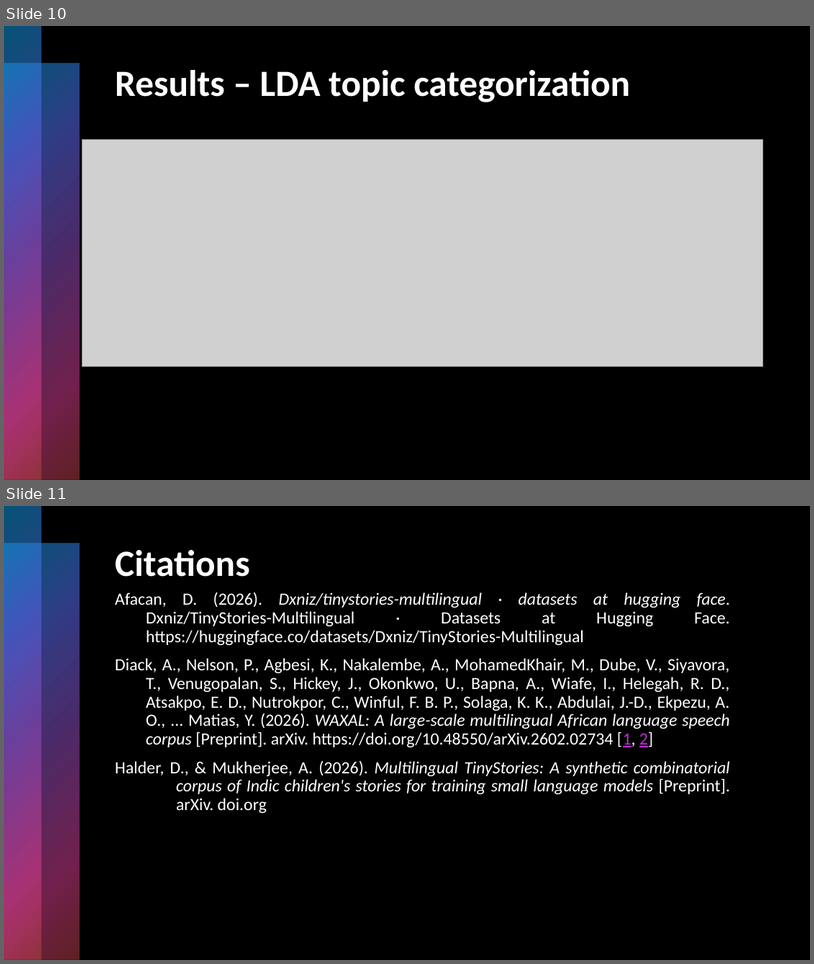
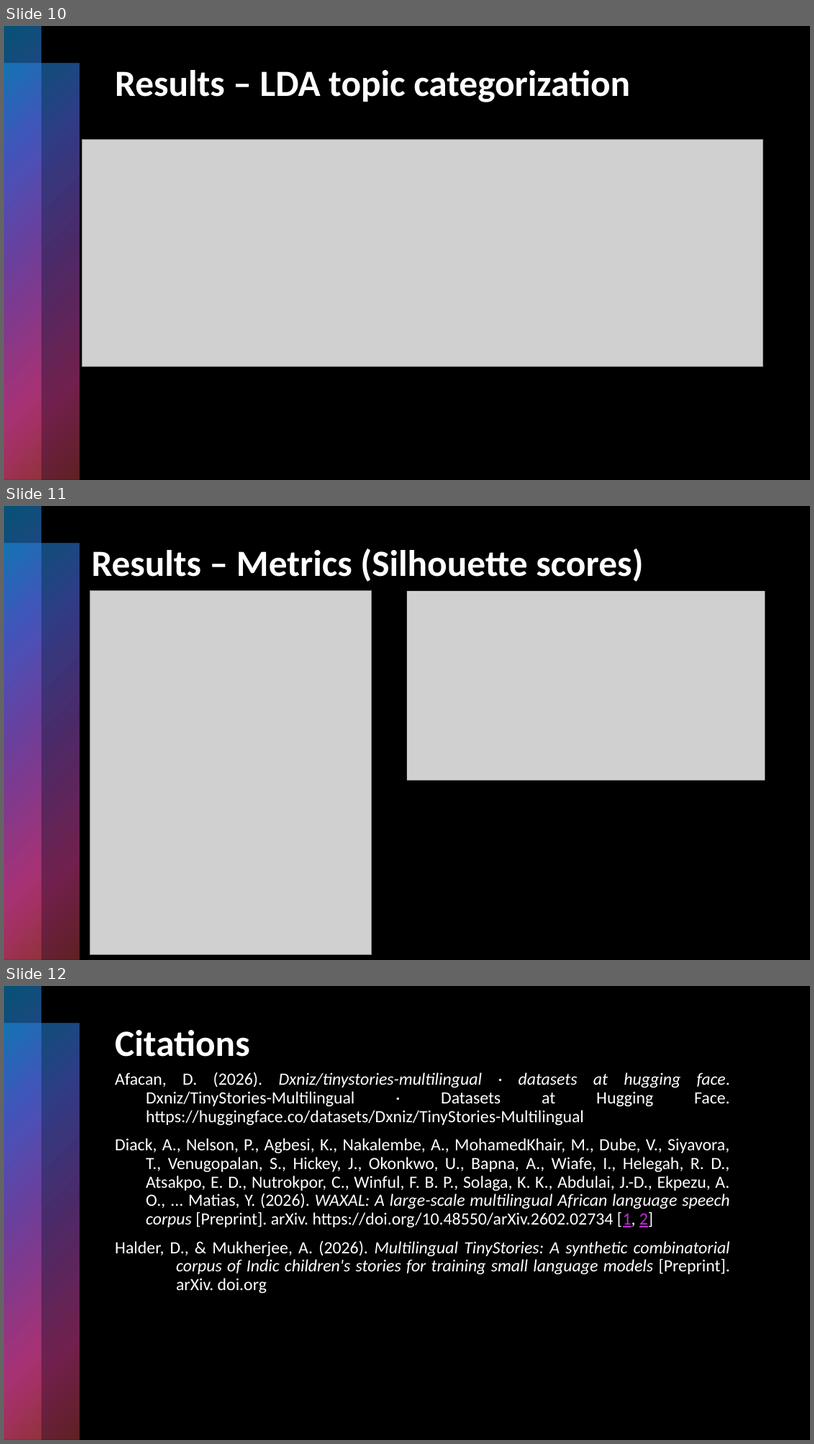
Before and after one commit to look-luc/Multilingual-Stories-Topic-Space, a slide deck: presentation.pptx. Shown one above the other, each under a label of ours: slides 10 and 11 before the commit, slides 10, 11 and 12 after it. The pictures are 814x964 and 814x1444 pixels, drawn with LibreOffice and Linux fonts; fonts in the diff are those of the drawing; grey boxes stand for pictures. Boxes give left, top, right and bottom in pixels: in the first picture for what was removed or moved away, otherwise in the second. Text is boxed around its words. In the diff, an @@ line names an element or a change of style, - is before the commit and + after.

Commit message:
adding more metrics and continuing to work on powerpoint

```diff
--- a/presentation.pptx
+++ b/presentation.pptx
@@ slide 11 added at <box>4,506,810,960</box>, background #000000; not listed: 2 template elements that a slide beside it also shows @@
@@ title added at <box>92,548,643,582</box>, 44 pt, text #FFFFFF, bold @@
+Results – Metrics (Silhouette scores)
@@ picture added at <box>90,591,372,955</box> @@
@@ picture added at <box>407,591,766,780</box> @@
@@ what was slide 11 is now slide 12 @@
```
Also in this commit, not shown: 10 other files.
